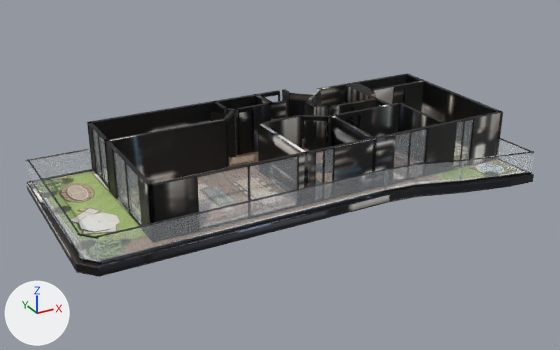
What one commit did to the glTF model akasya-3d/kent-44/model.glb.
Rendered twice from a camera (50 mm lens) standing at (-15.1, -27.1, 13.7) and looking at (-0.3, -0.2, 0.3). The axes (+X, +Y, +Z) are drawn at lower left. The lights are the same throughout. The older version comes first. Where no turn or scale is listed for an object, it has been applied to the vertices. Vertices at exactly the same position are counted once.
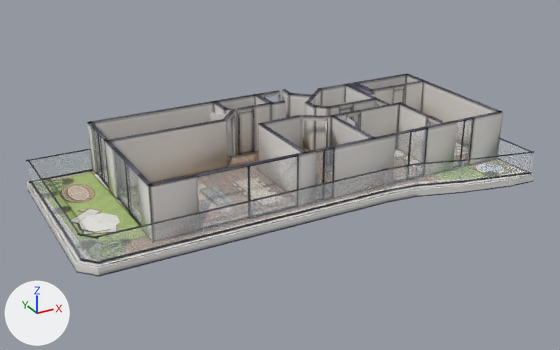
Changed parts and their boxes (x1, y1, x2, y2) in the pictures (560 x 350 px):
'Mesh_0', surface changed (black to grey)
    both: (26, 73, 534, 277)
part 1 of me_mesh_0, reshaped (mostly hidden)
    before: (44, 151, 526, 179)
    after: (44, 96, 503, 225)
part 2 of me_mesh_0, surface changed (black to grey)
    both: (29, 75, 533, 275)

What changed in the scene script:
```text
Change mat_baked:
    where n3 = _N.new('ShaderNodeMapping'); n3.name = 'Mapping'
    n3.inputs[1].default_value: (0.00161, -14.96, 0.0) -> (0.00108, -14.97, 0.0)  # 'Location'
    n3.inputs[3].default_value: (13.07, 15.96, 1.0) -> (12.18, 15.97, 1.0)  # 'Scale'
Change me_mesh_0:
    used by ob_mesh_0; location = (-9.96, 4.99, -0.36)
    remove me_mesh_0.from_pydata(...)  # 3182 vertices, 5732 faces; spans x 0.0..19.8, y -10.0..0.0, z 0.0..2.6
    add me_mesh_0.from_pydata(...)  # 4055 vertices, 7582 faces; spans x 0.0..19.8, y -10.0..0.0, z 0.0..2.6
    me_mesh_0 part 1: 27 vertices moved within x 3.1..19.7, y -7.7..-0.1, z 0.0..0.4; 873 vertices added at x 2.9..19.8, y -7.8..0.0, z 0.0..2.6
    me_mesh_0 part 2: 2535 kept faces spanning x 0.0..19.8, y -10.0..-0.1, z 0.0..2.6 get new texture (UV) coordinates
```
